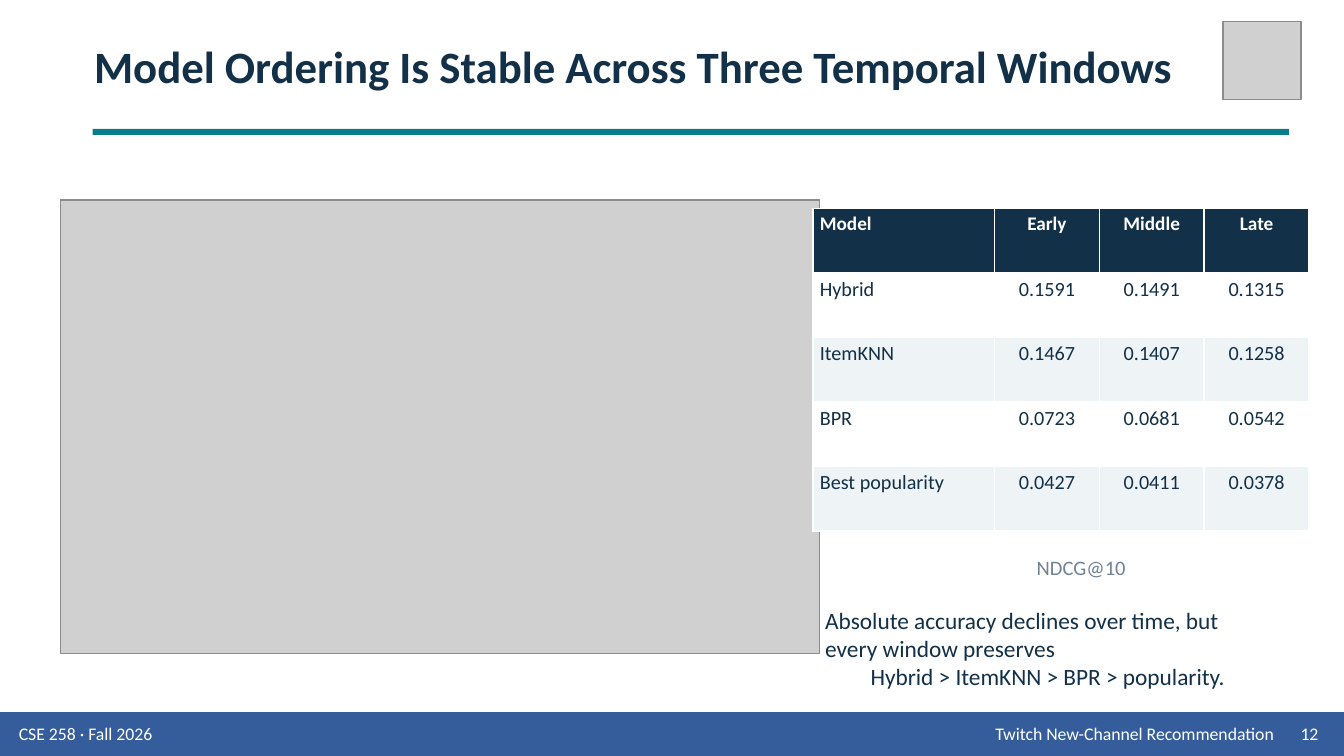
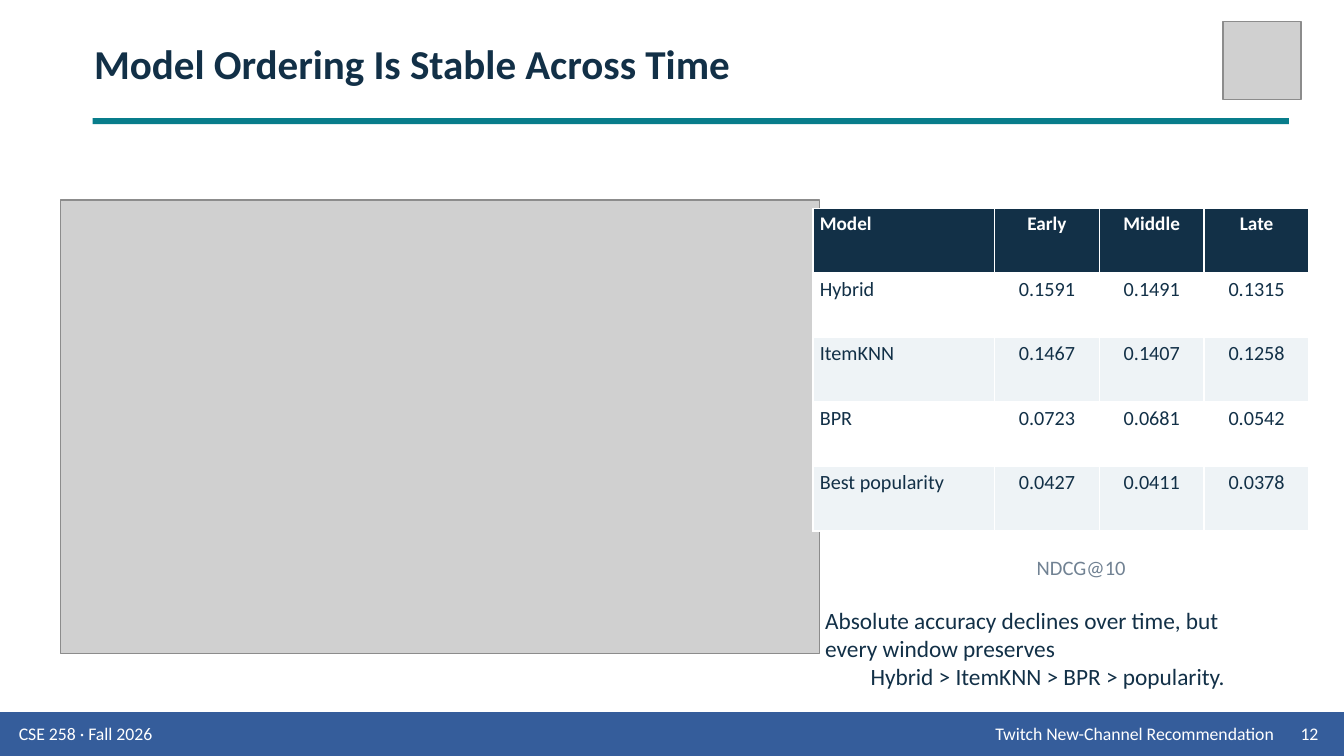
Before and after one commit to Wen-Chieh-Lo/You-know-who-did-God-did-, a slide deck: slide 12 of presentation/Group_9_Presentation_Twitch.pptx. Drawn at 1344x756 pixels with LibreOffice and Linux fonts; fonts in the diff are those of the drawing; grey boxes stand for pictures. Boxes give left, top, right and bottom in pixels: in the first picture for what was removed or moved away, otherwise in the second. Text is boxed around its words. In the diff, an @@ line names an element or a change of style, - is before the commit and + after.

```diff
--- a/presentation/Group_9_Presentation_Twitch.pptx
+++ b/presentation/Group_9_Presentation_Twitch.pptx
@@ text "Model Ordering Is Stable Across ..." at (94,50,729,86): vertical alignment top to middle @@
@@ text at (94,50,729,86): text changed; size 24 to 22 pt @@
-Model Ordering Is Stable Across Three Temporal Windows
+Model Ordering Is Stable Across Time
@@ rectangle: place and size @@
-rectangle at (93,129,1289,134)
+rectangle at (93,118,1289,124)
```
Also in this commit, not shown: 13 other slides changed, 1 slide added, 1 slide removed, 2 other files.
